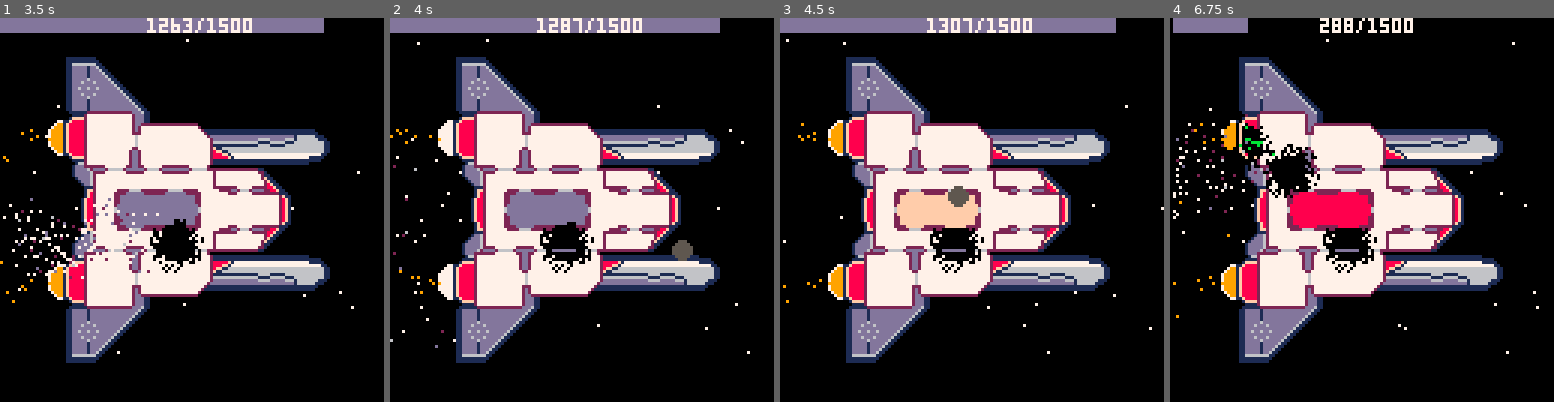
Above: before the commit, frames 1-4 (left to right).
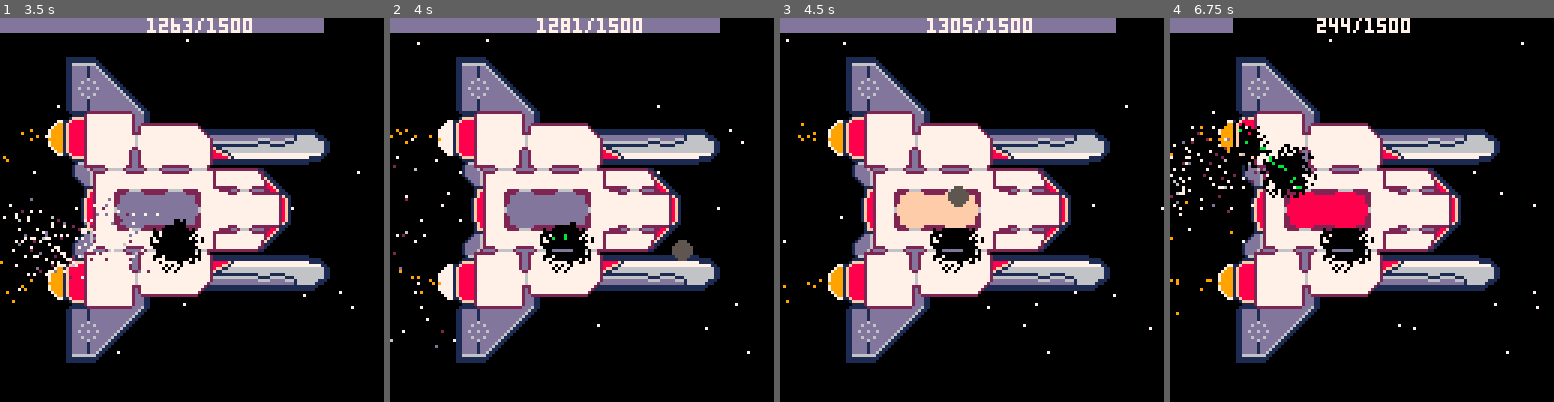
Above: after the commit, the same moments.

Repository: kiiro94/GGJ2020
Game: PICO-8 cartridge ggj2020.p8
The game is run twice, just before and just after one commit, with the same random seed, the same clock (stepped at 60 frames per second) and the same inputs.
Inputs:
- Up to frame 1 (3.5 s): tap X (X key) at 0.33, 1.07, 1.85, 2.97 s; tap O (Z key) at 0.7, 1.7, 2.1, 2.5, 2.9, 3.3 s; hold Right 1.6-2.1 s; hold Right 2.47-3.03 s; hold Left from 3.08 s (still down)
- Up to frame 2 (4 s): release Left at 3.58 s; tap O (Z key) at 3.7 s
- Up to frame 3 (4.5 s): hold Right from 4.02 s (still down); tap X (X key) at 4.08 s; tap O (Z key) at 4.1 s
- Up to frame 4 (6.75 s): tap O (Z key) every 0.4 s from 4.5 to 6.5 s; release Right at 4.68 s; hold Left 5.08-5.68 s; tap X (X key) at 5.2, 6.32 s; hold Right 6.08-6.58 s; hold Right from 6.63 s (still down)

Frame 1 is identical in both runs. In frame 2, less than 0.1% of the frame differs, in the area x 42-50%, y 0-61%; in frame 3, less than 0.1%; in frame 4, 9.3%, in the area x 0-96%, y 0-90%.

Commit message:
fires are bugged, do not create

Diff:
--- a/ggj2020.p8
+++ b/ggj2020.p8
@@ -192,9 +192,9 @@
 
 function createBots()
    if #bots < 20 then
-      add(bots, {x = 51, y = 63, s = rnd(0.5) + 1, t = nil, wait = false})
-      add(bots, {x = 51, y = 64, s = rnd(0.5) + 1, t = nil, wait = false})
-      add(bots, {x = 51, y = 65, s = rnd(0.5) + 1, t = nil, wait = false})
+      add(bots, {x = 51, y = 63, s = rnd(0.5) + 0.5, t = nil, wait = false})
+      add(bots, {x = 51, y = 64, s = rnd(0.5) + 0.5, t = nil, wait = false})
+      add(bots, {x = 51, y = 65, s = rnd(0.5) + 0.5, t = nil, wait = false})
    end
 end
 
@@ -239,6 +239,7 @@
                   for f in all(fires) do
                      if f.x == p.x and f.y == p.y then
                         del(fires, f)
+                        break
                      end
                   end
                   del(brokenData, p)
@@ -272,7 +273,6 @@
 function updateFires()
    if #fires > 0 then
       for k=1,#fires do
-         fire = flr(rnd(#fires)) + 1
          fires[k].growth += 0.01
          for i=0,15 do
             point = flr(rnd(5207)) + 1
@@ -506,11 +507,11 @@
       end
    end
 
-   if t % 400 == 0 then forcedHit = true end
-
-   if t % 800 == 0 and not selfdestruct then
-      createFire()
-   end
+   if t % 800 == 0 then forcedHit = true end
+
+   --if t % 800 == 0 and not selfdestruct then
+      --createFire()
+   --end
 
    updateAsteroid()
 
@@ -667,7 +668,6 @@
 	  end
    end
    debugCounter += 1
-   printh(pos[1] .. "," .. pos[2] .. " dc:" .. debugCounter)
 
    -- for making diagonals
    --if (x+y) % 2 == 0 then
